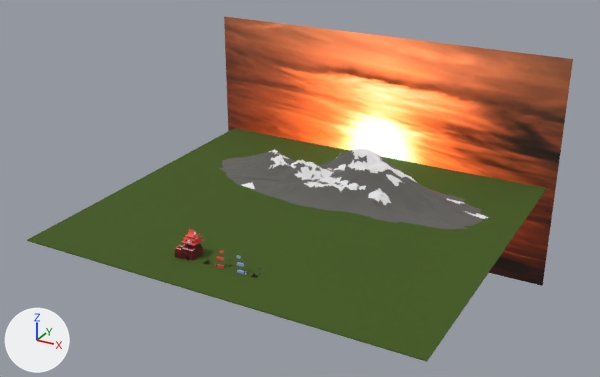
Renders of the glTF model public/assets/level2.glb from each side of a commit.
Before and after are seen from a 50 mm lens placed at (363.0, -534.0, 360.0), pointed at (-15.0, 154.0, 16.0). Lighting does not change. The marker at lower left points along +X, +Y and +Z. The older version comes first. Objects named as collision shapes, trigger or cutter boxes, shadow casters or lower levels of detail are left out. Where no turn or scale is listed for an object, it has been applied to the vertices. Vertices at exactly the same position are counted once.

In view in the first picture: 'Mountain_A_0', 'Mountain_B_0', 'Plane-ColVis', 'bg' and 3 more.
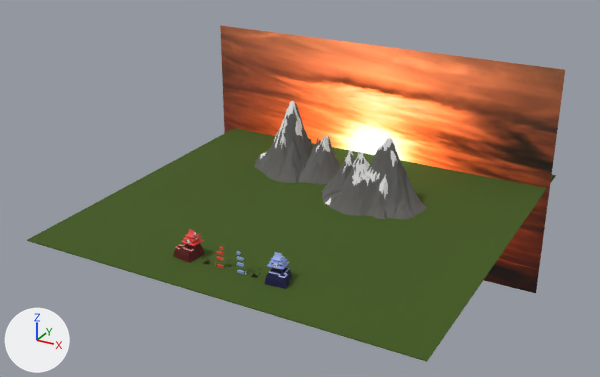
Not visible in the pictures: 'Object_7.001'.

ob_mountain is not drawn itself; it is the parent of ob_mountain_b_0.

Where the change shows, as pixel boxes [x1, y1, x2, y2] in the pictures (600 x 377 px):
'bg', moved: before [224, 16, 573, 286]; after [220, 25, 565, 293]
'Mountain_A_0', deleted: before [219, 150, 490, 229]
'Mountain_B_0', reshaped, moved, rescaled (57% narrower, 15% taller): before [242, 149, 488, 219]; after [321, 138, 427, 219]
'Mountain_B_0.001', added: after [254, 101, 341, 184]
'Object_4.001', added: after [265, 267, 292, 289]
'Object_8.001', added: after [267, 252, 289, 269]
'Object_5.001', added: after [269, 254, 286, 278]
'Object_10.001', added: after [269, 267, 289, 277]
'blockR-ColVis.003', added: after [236, 251, 241, 255]
part 1 of me_mountain_b_0_001, deleted: before [395, 169, 417, 183]
part 2 of me_mountain_b_0_001, reshaped: before [334, 149, 488, 219]; after [321, 143, 426, 219]

Edits to the bpy script that builds the scene:
```text
Add mat_right_block_001:
    mat_right_block_001 = bpy.data.materials.new('right-block.001')
    # nodes: BsdfPrincipled, Mix, OutputMaterial, VertexColor
    # colours: blue #8ea4e7, mixed with the vertex colours
Add mat_castle_002:
    mat_castle_002 = bpy.data.materials.new('castle.002')
    # nodes: BsdfPrincipled, Mix, OutputMaterial, VertexColor
    # colours: dark blue #0f0e43, mixed with the vertex colours
Change me_mountain_b_0_001:
    used by ob_mountain_b_0; parent = ob_mountain; location = (0.0, 0.0, 0.0)
    remove me_mountain_b_0_001.from_pydata(...)  # 912 vertices, 1230 faces; spans x -0.223..0.297, y -0.246..0.245, z 0.0..0.249
    add me_mountain_b_0_001.from_pydata(...)  # 1414 vertices, 2716 faces; spans x -0.316..0.291, y -0.313..0.028, z 0.0..0.223
    me_mountain_b_0_001 part 1: the loose piece of 35 vertices spanning x 0.078..0.139, y 0.099..0.143, z 0.084..0.157 is deleted
    me_mountain_b_0_001 part 2: 2 vertices moved from x 0.266..0.286, y 0.035, z 0.001..0.009 to x 0.259..0.288, y -0.003..0.0, z 0.0..0.015; 277 vertices removed from x -0.165..0.297, y 0.01..0.245, z 0.0..0.249; 895 vertices added at x -0.316..0.291, y -0.313..0.028, z 0.0..0.205
    other edits to the shape of me_mountain_b_0_001 do not show in these pictures
    add me_mountain_b_0_001.materials.append(mat_material_001)  # dark grey #63625f
Change ob_mountain:
    remove ob_mountain.parent = ob_rootnode
    ob_mountain.location: (140.0, 105.1, 0.0) -> (37.52, 204.1, -0.154)
    ob_mountain.scale: (919.0, 919.0, 919.0) -> (152.0, 156.0, 300.0)
Remove ob_mountain_a_0:
    ob_mountain_a_0 = bpy.data.objects.new('Mountain_A_0', me_mountain_a_0_001)
Change ob_mountain_b_0:
    ob_mountain_b_0.location: (0.0, 0.0, 0.0) -> (0.0774, -0.00811, 0.0)
    ob_mountain_b_0.scale: (1.0, 1.0, 1.0) -> (1.28, 1.07, 1.07)
Change ob_bg:
    ob_bg.location: (0.0, 314.5, 12.6) -> (-6.1, 314.5, 0.8)
Add ob_object_8_001:
    ob_object_8_001 = bpy.data.objects.new('Object_8.001', me_object_4_001)  # 427 vertices, 646 faces; spans x -7.4..10.6, y -8.1..10.0, z 6.8..25.6
    ob_object_8_001.parent = ob_castle_r
    ob_object_8_001.location = (0.0, 0.0, 0.0)
Add ob_castle_r:
    ob_castle_r = bpy.data.objects.new('castle-R', None)
    ob_castle_r.location = (46.3, 5.651, 3.79)
    ob_castle_r.rotation_euler = (3.142, 0.0, 0.105)  # degrees (180, 0, 6)
    ob_castle_r.scale = (-0.864, -0.864, -0.864)
Add ob_object_7_001:
    ob_object_7_001 = bpy.data.objects.new('Object_7.001', me_object_3.copy())  # the mesh of ob_object_7
    ob_object_7_001.parent = ob_castle_r
    ob_object_7_001.location = (0.0, 0.0, 0.0)
Add ob_object_5_001:
    ob_object_5_001 = bpy.data.objects.new('Object_5.001', me_object_1.copy())  # the mesh of ob_object_5
    ob_object_5_001.parent = ob_castle_r
    ob_object_5_001.location = (0.0, 0.0, 0.0)
Add ob_object_4_001:
    ob_object_4_001 = bpy.data.objects.new('Object_4.001', me_object_0_001)  # 130 vertices, 199 faces; spans x -13.8..11.1, y -14.1..10.6, z -7.8..9.8
    ob_object_4_001.parent = ob_castle_r
    ob_object_4_001.location = (0.0, 0.0, 0.0)
Add ob_object_10_001:
    ob_object_10_001 = bpy.data.objects.new('Object_10.001', me_object_6_001)  # 94 vertices, 134 faces; spans x -11.5..7.9, y -11.5..8.0, z 6.8..7.3
    ob_object_10_001.parent = ob_castle_r
    ob_object_10_001.location = (0.0, 0.0, 0.0)
Add ob_blockr_colvis_003:
    ob_blockr_colvis_003 = bpy.data.objects.new('blockR-ColVis.003', me_cube_022.copy())  # the mesh of ob_blockr_colvis_006
    ob_blockr_colvis_003.location = (9.0, 0.0, 19.3)
Add ob_mountain_b_0_001:
    ob_mountain_b_0_001 = bpy.data.objects.new('Mountain_B_0.001', me_mountain_b_0_002)  # 1265 vertices, 2421 faces; spans x -58.9..62.1, y -57.5..1.9, z -0.2..79.9; in mat_material_1_001 (white #e7e7e7), mat_material_001 (dark grey #63625f)
    ob_mountain_b_0_001.location = (-62.5, 248.3, -0.2)
```
